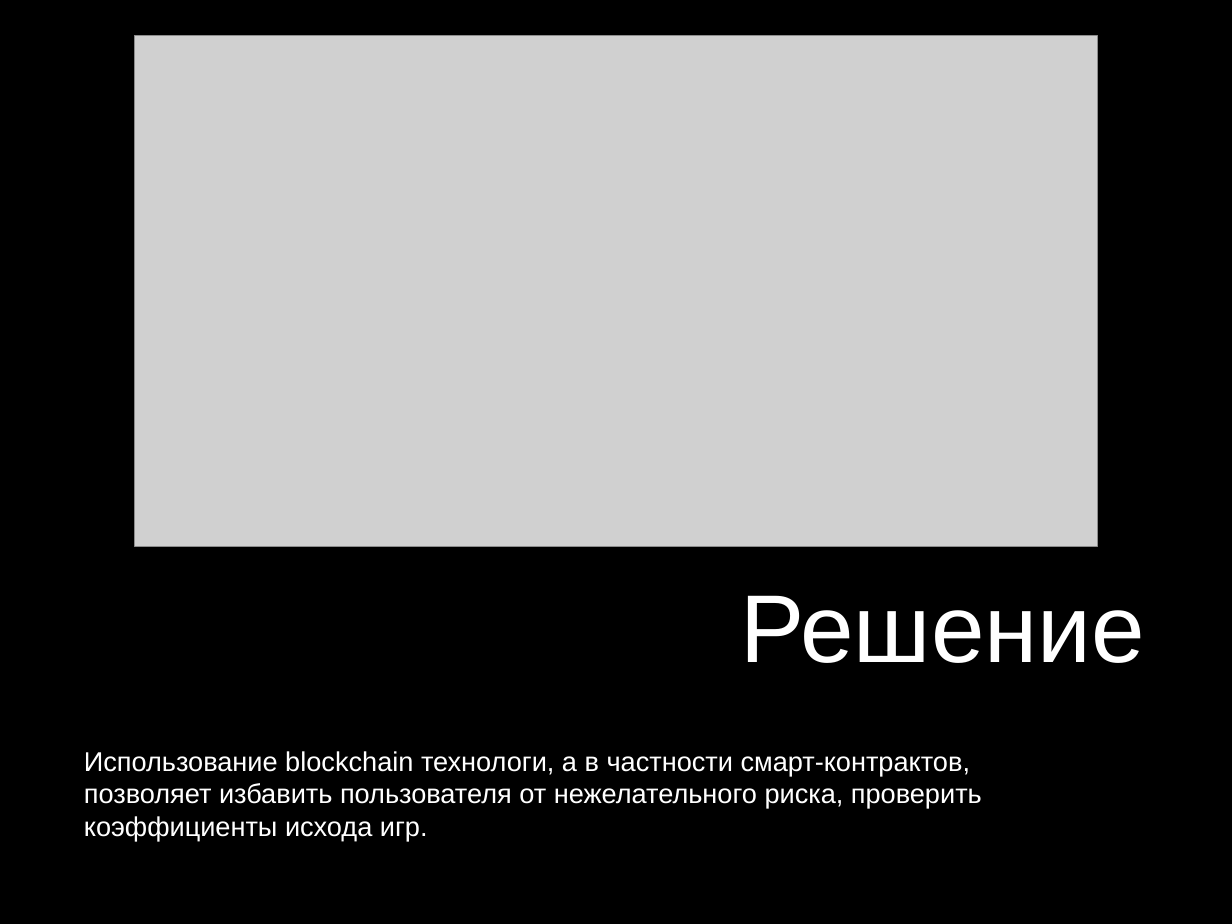
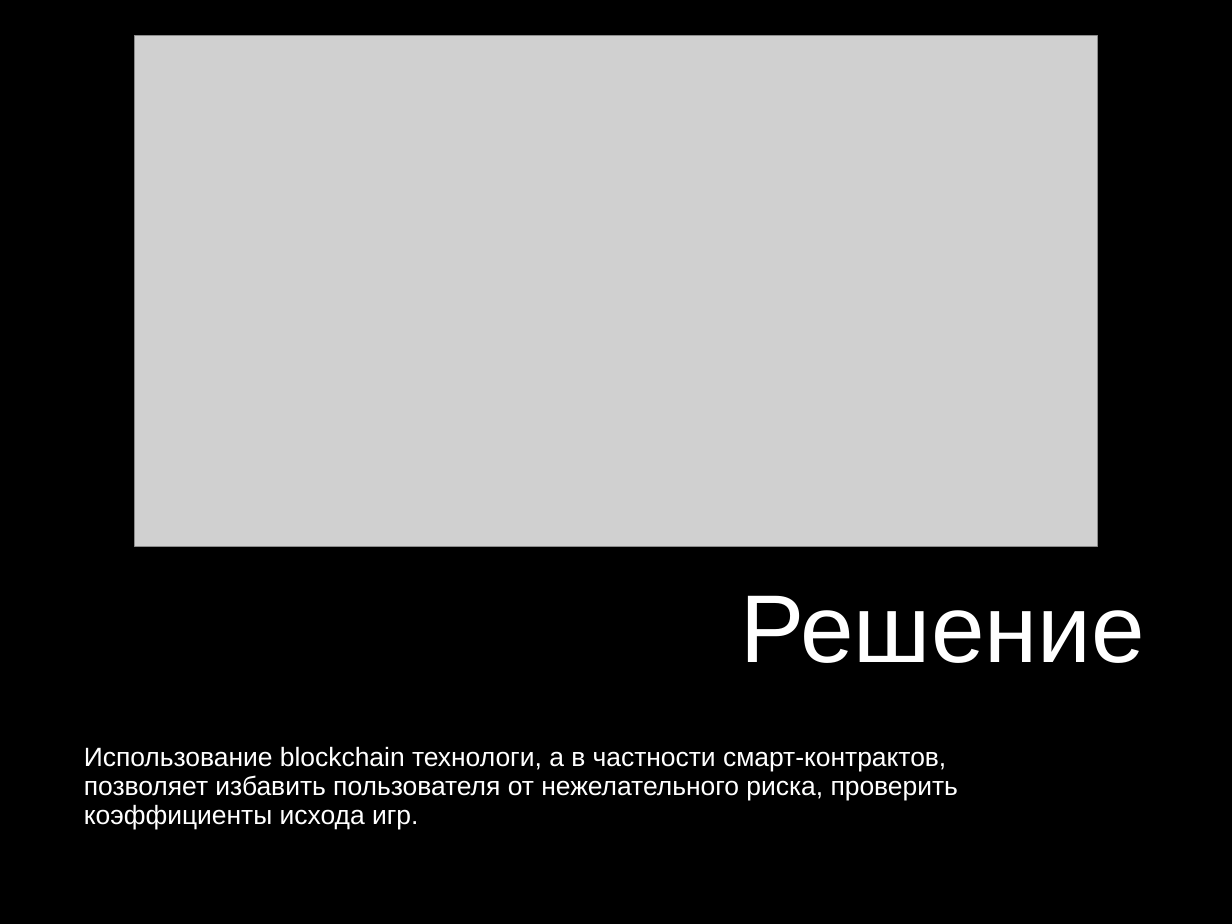
Before and after one commit to padap/hse_smart_contracts, a slide deck: slide 4 of presentation.pptx. Drawn at 1232x924 pixels with LibreOffice and Linux fonts; fonts in the diff are those of the drawing; grey boxes stand for pictures. Boxes give left, top, right and bottom in pixels: in the first picture for what was removed or moved away, otherwise in the second. Text is boxed around its words. In the diff, an @@ line names an element or a change of style, - is before the commit and + after.

```diff
--- a/presentation.pptx
+++ b/presentation.pptx
@@ subtitle "Использование blockchain технологи, а в ..." at (x1=84, y1=746, x2=958, y2=829): size 22.6 to 22 pt; line spacing 1 to 0.9 @@
```
Also in this commit, not shown: 3 other slides changed, 3 slides added, 3 slides removed, 2 other files.
